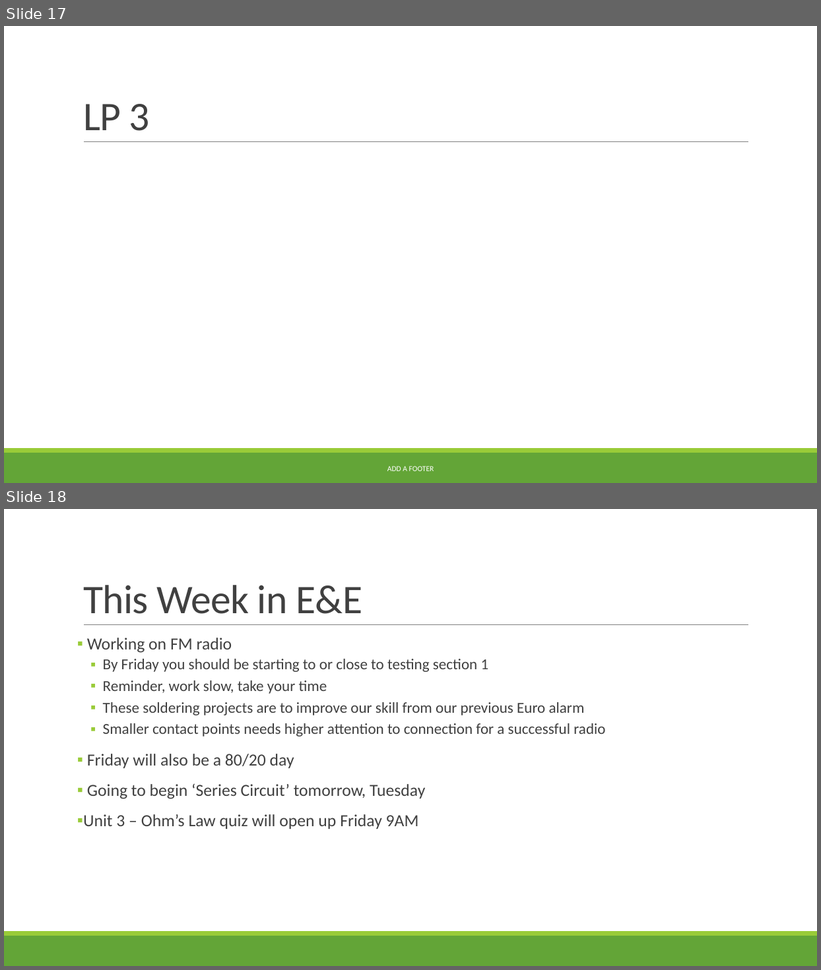
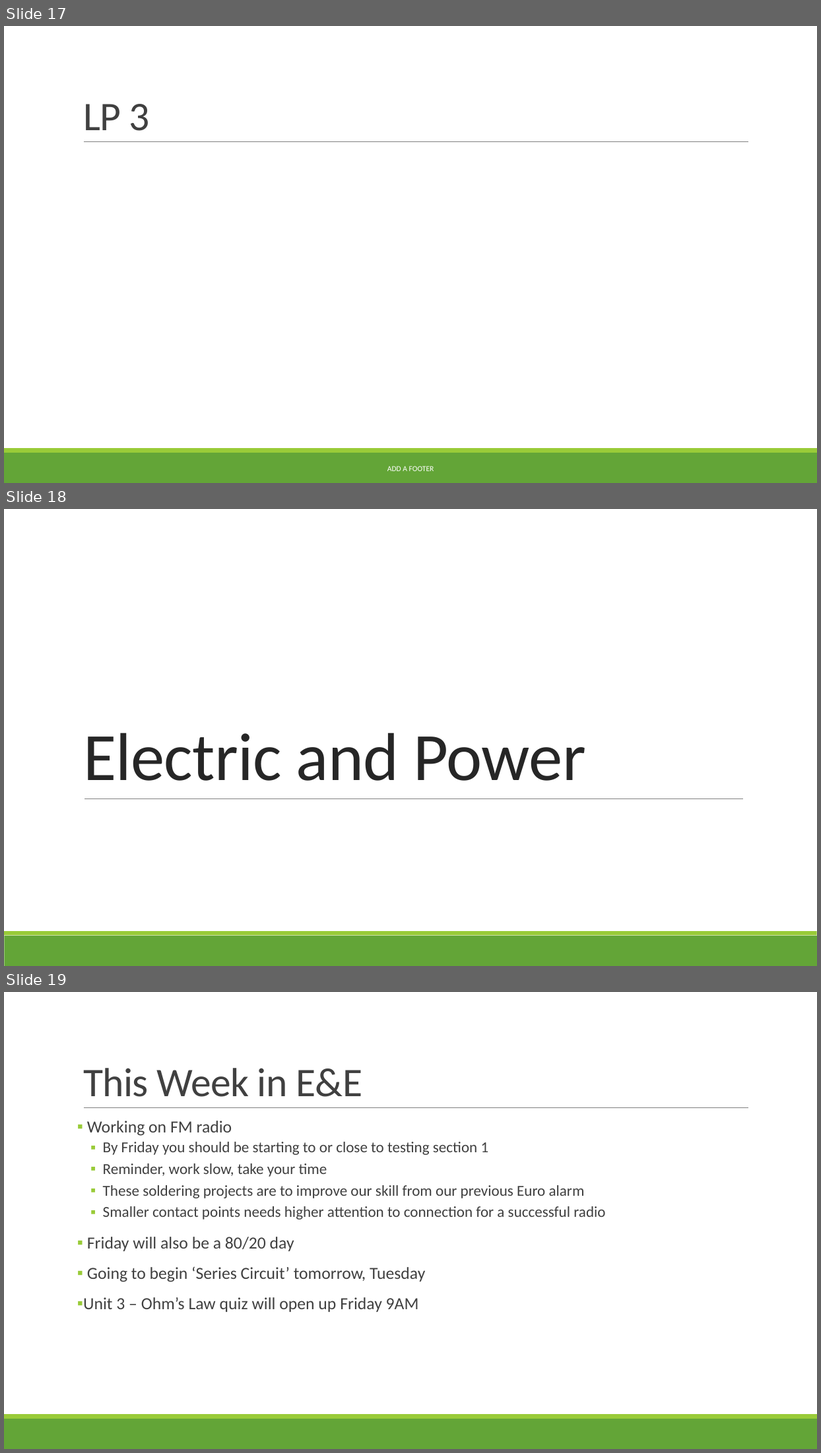
Before and after one commit to nickvertucci/Technology-Education-Curriculum, a slide deck: High School/Modern Electricity and Electronics/Unit 3 - Ohm's Law/Section 2 - Power and Energy/Assets/Unit 3 - Section 2 - Electric and Power.pptx. Shown one above the other, each under a label of ours: slides 17 and 18 before the commit, slides 17, 18 and 19 after it. The pictures are 821x970 and 821x1453 pixels, drawn with LibreOffice and Linux fonts; fonts in the diff are those of the drawing. Boxes give left, top, right and bottom in pixels: in the first picture for what was removed or moved away, otherwise in the second. Text is boxed around its words. In the diff, an @@ line names an element or a change of style, - is before the commit and + after.

```diff
--- a/High School/Modern Electricity and Electronics/Unit 3 - Ohm's Law/Section 2 - Power and Energy/Assets/Unit 3 - Section 2 - Electric and Power.pptx
+++ b/High School/Modern Electricity and Electronics/Unit 3 - Ohm's Law/Section 2 - Power and Energy/Assets/Unit 3 - Section 2 - Electric and Power.pptx
@@ slide 18 added at (4,509,817,966), background #FFFFFF; not listed: 2 template elements that a slide beside it also shows @@
@@ title added at (83,733,586,781), 80 pt, text #262626 @@
+Electric and Power
@@ line added from (85, 799) to (743, 799), #808080 0.5 pt @@
@@ what was slide 18 is now slide 19 @@
```
Also in this commit, not shown: 32 other files.
